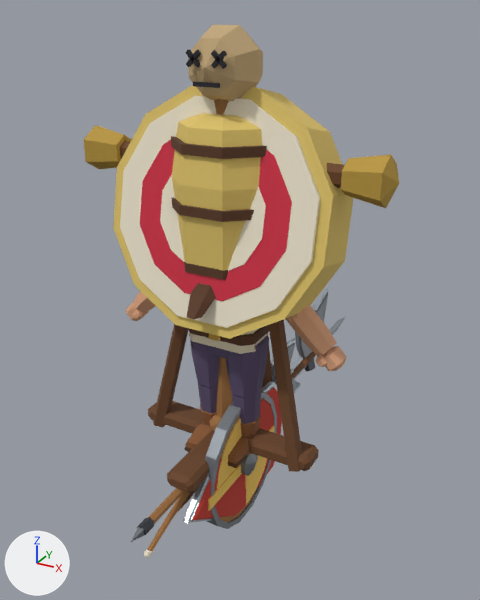
An edit to the glTF model assets/characters/lowpoly_dwarf.glb, drawn before and after from the same camera.
Rendered twice from a 50 mm lens placed at (1.36, -2.37, 1.94), pointed at (-0.12, 0.32, 0.6). The axes (+X, +Y, +Z) are drawn at lower left. The lights are the same throughout. The picture after the commit comes second.

The first picture shows 'body_feet', 'body_forearms', 'body_hips', 'body_shins', 'body_thighs', 'prop_dummy', 'prop_dummy_stand', 'prop_target', 'shield_kite', 'shield_round', 'wpn_greataxe', 'wpn_spear' and 9 more.
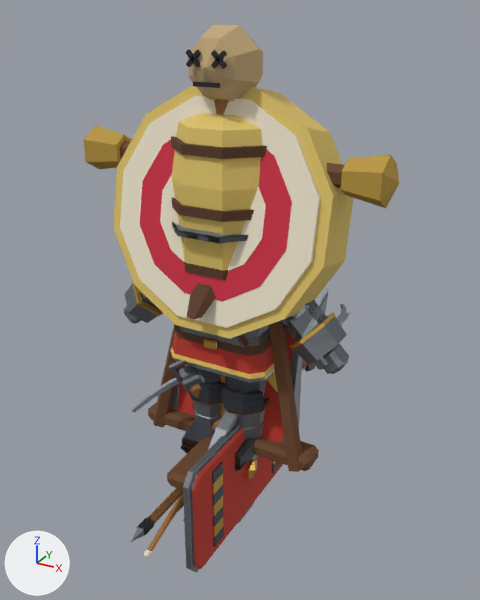
Not visible in the pictures: 'chest_gambeson', 'gloves_leather', 'legs_chausses_steel', 'legs_hose_steel'.

Where the change shows, as pixel boxes [x1, y1, x2, y2] in the pictures (480 x 600 px):
'shield_tower', added (red)
    after: [183, 423, 283, 573]
'chest_hold', added (red)
    after: [142, 293, 327, 379]
'legs_greaves', added
    after: [189, 367, 267, 439]
'gloves_gauntlet', added
    after: [124, 281, 349, 374]
'prop_pavise', added
    after: [172, 329, 303, 445]
'wpn_crossbow', added
    after: [131, 360, 205, 412]
'boots_iron', added
    after: [181, 419, 256, 471]
'chest_hauberk_steel', added (mostly hidden)
    after: [140, 291, 326, 383]
'helm_kettle_steel', added
    after: [172, 222, 248, 243]
'wpn_bill', added
    after: [137, 304, 350, 535]
'boots_riding', added (mostly hidden)
    after: [183, 398, 269, 469]
'back_pavise', added (mostly hidden)
    after: [297, 380, 301, 427]
'boots_wrapped', added (mostly hidden)
    after: [183, 403, 238, 469]
'shield_round', unchanged, covered by the edit
    before: [205, 391, 277, 529]
    after: [208, 410, 257, 523]
'body_thighs', unchanged, covered by the edit
    before: [190, 336, 269, 397]
'shield_kite', unchanged, covered by the edit
    before: [183, 381, 282, 523]
'body_forearms', unchanged, covered by the edit
    before: [134, 291, 337, 356]

Edits to the bpy script that builds the scene:
```text
Add ob_shield_tower:
    ob_shield_tower = bpy.data.objects.new('shield_tower', me_shield_tower)  # 164 vertices, 352 faces; spans x 0.02..0.17, y -0.534..0.455, z -0.376..0.176
    ob_shield_tower.location = (0.0, 0.0, 0.0)
Add ob_prop_pavise:
    ob_prop_pavise = bpy.data.objects.new('prop_pavise', me_prop_pavise)  # 116 vertices, 204 faces; spans x -0.325..0.325, y -0.059..0.533, z -0.005..1.123
    ob_prop_pavise.location = (0.0, 0.0, 0.0)
Add ob_wpn_crossbow:
    ob_wpn_crossbow = bpy.data.objects.new('wpn_crossbow', me_wpn_crossbow)  # 235 vertices, 426 faces; spans x -0.412..0.122, y -0.234..0.297, z -0.371..0.501
    ob_wpn_crossbow.location = (0.0, 0.0, 0.0)
Add ob_wpn_bill:
    ob_wpn_bill = bpy.data.objects.new('wpn_bill', me_wpn_bill)  # 120 vertices, 212 faces; spans x -0.02..0.02, y -0.72..1.7, z -0.09..0.14
    ob_wpn_bill.location = (0.0, 0.0, 0.0)
Add ob_legs_hose_steel:
    ob_legs_hose_steel = bpy.data.objects.new('legs_hose_steel', me_legs_hose_steel)  # 252 vertices, 404 faces; spans x -0.197..0.197, y -0.111..0.111, z 0.079..0.537
    ob_legs_hose_steel.location = (0.0, 0.0, 0.0)
Add ob_legs_greaves:
    ob_legs_greaves = bpy.data.objects.new('legs_greaves', me_legs_greaves)  # 312 vertices, 520 faces; spans x -0.21..0.21, y -0.122..0.115, z 0.078..0.537
    ob_legs_greaves.location = (0.0, 0.0, 0.0)
Add ob_legs_chausses_steel:
    ob_legs_chausses_steel = bpy.data.objects.new('legs_chausses_steel', me_legs_chausses_steel)  # 376 vertices, 648 faces; spans x -0.201..0.201, y -0.115..0.115, z 0.079..0.537
    ob_legs_chausses_steel.location = (0.0, 0.0, 0.0)
Add ob_helm_kettle_steel:
    ob_helm_kettle_steel = bpy.data.objects.new('helm_kettle_steel', me_helm_kettle_steel)  # 200 vertices, 342 faces; spans x -0.233..0.233, y -0.237..0.24, z 1.099..1.325
    ob_helm_kettle_steel.location = (0.0, 0.0, 0.0)
Add ob_gloves_leather:
    ob_gloves_leather = bpy.data.objects.new('gloves_leather', me_gloves_leather)  # 216 vertices, 384 faces; spans x -0.566..0.566, y -0.101..0.102, z 0.53..0.733
    ob_gloves_leather.location = (0.0, 0.0, 0.0)
Add ob_gloves_gauntlet:
    ob_gloves_gauntlet = bpy.data.objects.new('gloves_gauntlet', me_gloves_gauntlet)  # 264 vertices, 456 faces; spans x -0.569..0.569, y -0.123..0.124, z 0.526..0.768
    ob_gloves_gauntlet.location = (0.0, 0.0, 0.0)
Add ob_chest_hold:
    ob_chest_hold = bpy.data.objects.new('chest_hold', me_chest_hold)  # 844 vertices, 1652 faces; spans x -0.528..0.528, y -0.176..0.161, z 0.477..1.009
    ob_chest_hold.location = (0.0, 0.0, 0.0)
Add ob_chest_hauberk_steel:
    ob_chest_hauberk_steel = bpy.data.objects.new('chest_hauberk_steel', me_chest_hauberk_steel)  # 780 vertices, 1516 faces; spans x -0.528..0.528, y -0.169..0.153, z 0.453..0.995
    ob_chest_hauberk_steel.location = (0.0, 0.0, 0.0)
Add ob_chest_gambeson:
    ob_chest_gambeson = bpy.data.objects.new('chest_gambeson', me_chest_gambeson)  # 712 vertices, 1388 faces; spans x -0.526..0.526, y -0.165..0.145, z 0.512..0.994
    ob_chest_gambeson.location = (0.0, 0.0, 0.0)
Add ob_boots_wrapped:
    ob_boots_wrapped = bpy.data.objects.new('boots_wrapped', me_boots_wrapped)  # 320 vertices, 560 faces; spans x -0.189..0.189, y -0.18..0.105, z -0.011..0.256
    ob_boots_wrapped.location = (0.0, 0.0, 0.0)
Add ob_boots_riding:
    ob_boots_riding = bpy.data.objects.new('boots_riding', me_boots_riding)  # 256 vertices, 432 faces; spans x -0.203..0.203, y -0.18..0.116, z -0.012..0.285
    ob_boots_riding.location = (0.0, 0.0, 0.0)
Add ob_boots_iron:
    ob_boots_iron = bpy.data.objects.new('boots_iron', me_boots_iron)  # 96 vertices, 176 faces; spans x -0.169..0.169, y -0.18..0.064, z -0.021..0.112
    ob_boots_iron.location = (0.0, 0.0, 0.0)
Add ob_back_pavise:
    ob_back_pavise = bpy.data.objects.new('back_pavise', me_back_pavise)  # 108 vertices, 192 faces; spans x -0.276..0.276, y 0.169..0.254, z 0.034..0.999
    ob_back_pavise.location = (0.0, 0.0, 0.0)
```
